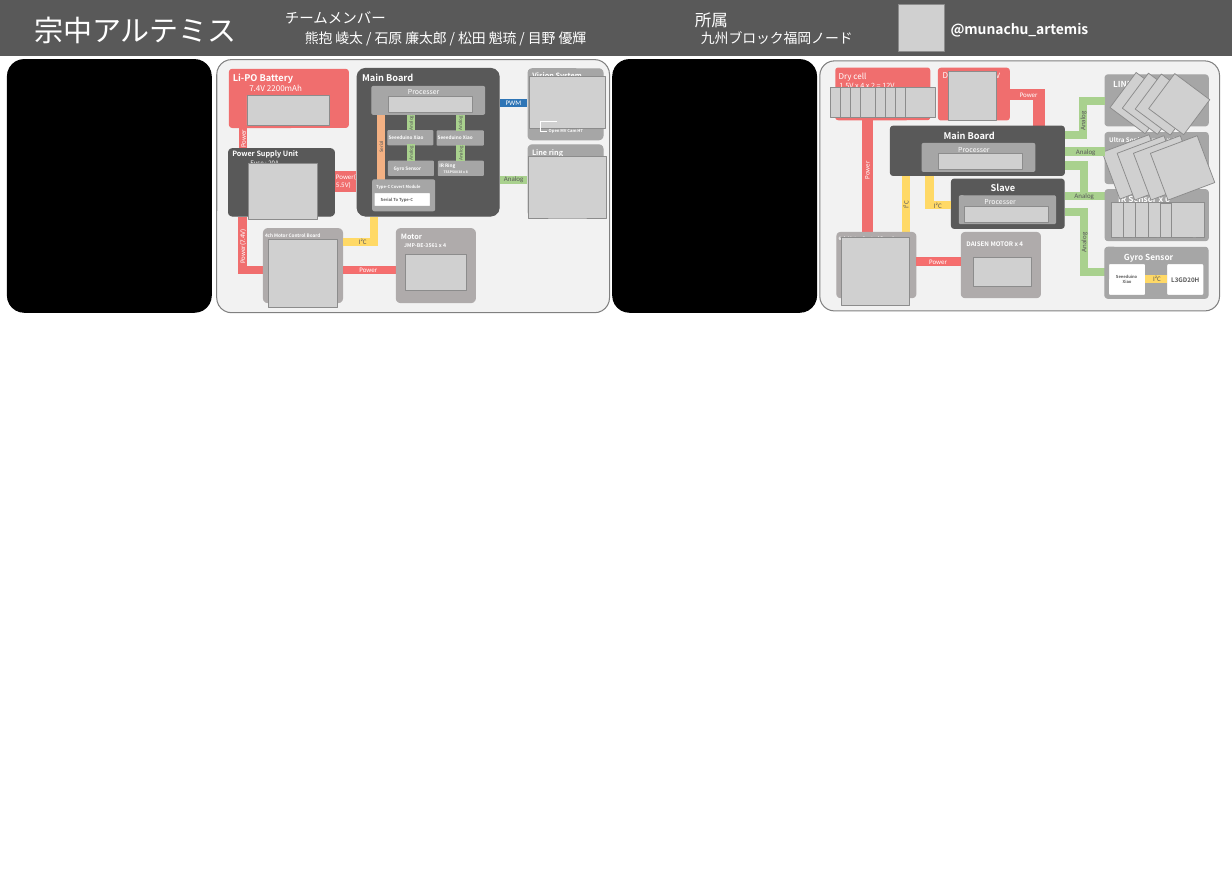
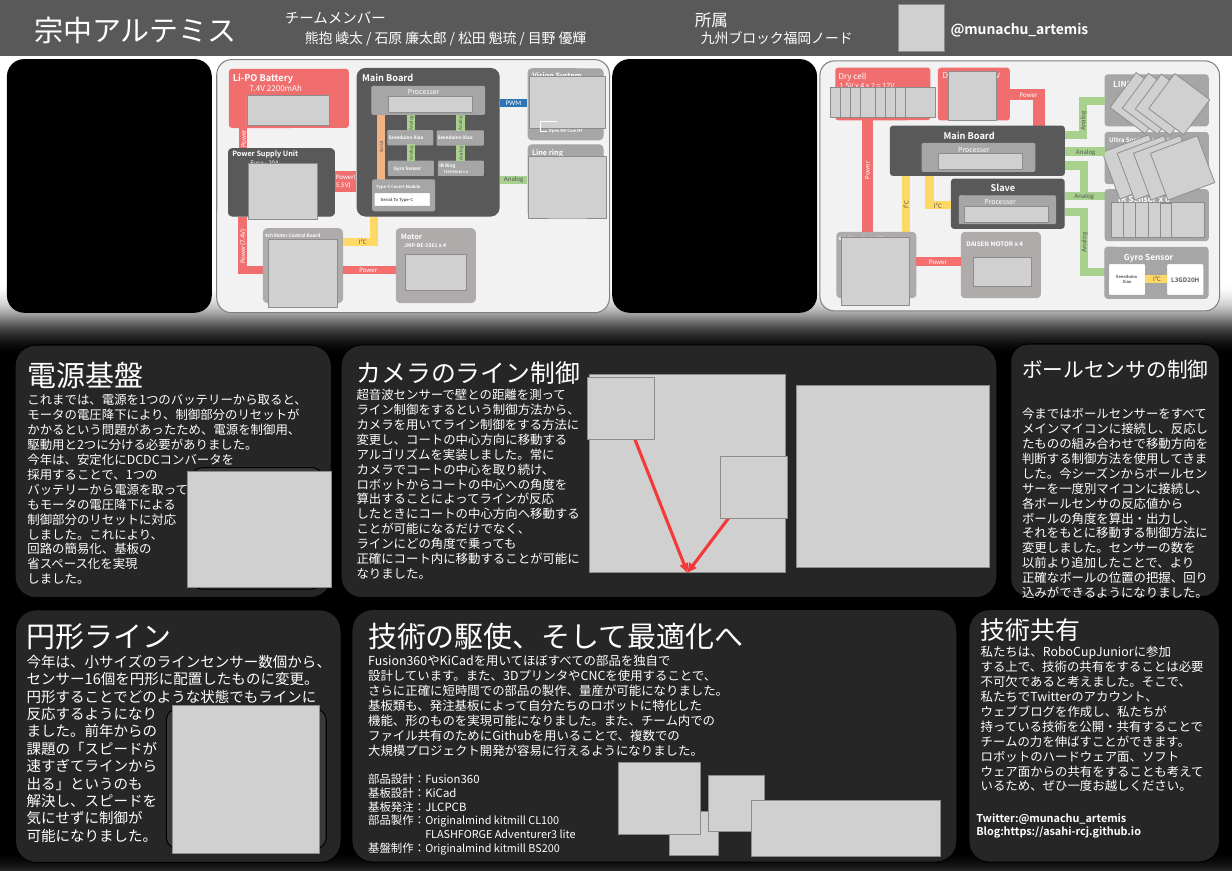
Before and after one commit to MUNAKATA-EPC/Artemis_2023, a slide deck: slide 1 of KitakyusyuOpen2022/PresentationSeat/PresentationSeet.pptx. Drawn at 1232x871 pixels with LibreOffice and Linux fonts; fonts in the diff are those of the drawing; grey boxes stand for pictures. Boxes give left, top, right and bottom in pixels: in the first picture for what was removed or moved away, otherwise in the second. Text is boxed around its words. In the diff, an @@ line names an element or a change of style, - is before the commit and + after.

Commit message:
プレゼンシートあらかた完成

```diff
--- a/KitakyusyuOpen2022/PresentationSeat/PresentationSeet.pptx
+++ b/KitakyusyuOpen2022/PresentationSeat/PresentationSeet.pptx
@@ rounded rectangle added at [0,285,1232,871], fill #000000, outline #595959 1 pt @@
@@ rounded rectangle added at [15,345,332,598], fill #262626, outline #000000 1 pt @@
@@ rounded rectangle added at [341,345,997,598], fill #262626, outline #000000 1 pt @@
@@ rounded rectangle added at [1011,344,1220,597], fill #262626, outline #000000 1 pt @@
@@ text added at [1022,359,1209,583], 12 pt, text #FFFFFF @@
+ボールセンサの制御
+今まではボールセンサーをすべて
+メインマイコンに接続し、反応したものの組み合わせで移動方向を判断する制御方法を使用してきました。今シーズンからボールセンサーを一度別マイコンに接続し、各ボールセンサの反応値から
+ボールの角度を算出・出力し、
+それをもとに移動する制御方法に変更しました。センサーの数を
+以前より追加したことで、より
+正確なボールの位置の把握、回り込みができるようになりました。
@@ text added at [27,361,306,584], 12 pt, text #FFFFFF @@
+電源基盤
+これまでは、電源を1つのバッテリーから取ると、
+モータの電圧降下により、制御部分のリセットが
+かかるという問題があったため、電源を制御用、
+駆動用と2つに分ける必要がありました。
+今年は、安定化にDCDCコンバータを
+採用することで、1つの
+バッテリーから電源を取って
+もモータの電圧降下による
+制御部分のリセットに対応
+しました。これにより、
+回路の簡易化、基板の
+省スペース化を実現
+しました。
@@ text added at [357,361,581,579], 12 pt, text #FFFFFF @@
+カメラのライン制御
+超音波センサーで壁との距離を測って
+ライン制御をするという制御方法から、カメラを用いてライン制御をする方法に変更し、コートの中心方向に移動する
+アルゴリズムを実装しました。常に
+カメラでコートの中心を取り続け、
+ロボットからコートの中心への角度を
+算出することによってラインが反応
+したときにコートの中心方向へ移動する
+ことが可能になるだけでなく、
+ラインにどの角度で乗っても
+正確にコート内に移動することが可能になりました。
@@ picture added at [587,377,654,440] @@
@@ picture added at [589,375,786,574] @@
@@ picture added at [797,385,990,568] @@
@@ arrow added from (622, 404) to (688, 573), #F33939 3 pt @@
@@ picture added at [188,472,332,587] @@
@@ rounded rectangle added at [192,468,322,590], fill #3B3838, outline #000000 1 pt @@
@@ picture added at [720,456,787,519] @@
@@ arrow added from (755, 484) to (688, 573), #F33939 3 pt @@
@@ rounded rectangle added at [16,610,341,863], fill #262626, outline #000000 1 pt @@
@@ text added at [27,623,331,842], 14 pt, text #FFFFFF @@
+円形ライン
+今年は、小サイズのラインセンサー数個から、センサー16個を円形に配置したものに変更。円形することでどのような状態でもラインに
+反応するようになり
+ました。前年からの
+課題の「スピードが
+速すぎてラインから
+出る」というのも
+解決し、スピードを
+気にせずに制御が
+可能になりました。
@@ rounded rectangle added at [352,610,957,862], fill #262626, outline #000000 1 pt @@
@@ text added at [368,622,743,855], 12 pt, text #FFFFFF @@
+技術の駆使、そして最適化へ
+Fusion360やKiCadを用いてほぼすべての部品を独自で
+設計しています。また、3DプリンタやCNCを使用することで、
+さらに正確に短時間での部品の製作、量産が可能になりました。
+基板類も、発注基板によって自分たちのロボットに特化した
+機能、形のものを実現可能になりました。また、チーム内での
+ファイル共有のためにGithubを用いることで、複数での
+大規模プロジェクト開発が容易に行えるようになりました。
+部品設計：Fusion360
+基板設計：KiCad
+基板発注：JLCPCB
+部品製作：Originalmind kitmill CL100
+FLASHFORGE Adventurer3 lite
+基盤制作：Originalmind kitmill BS200
@@ rounded rectangle added at [969,610,1219,862], fill #262626, outline #000000 1 pt @@
@@ text added at [981,618,1204,791], 12 pt, text #FFFFFF @@
+技術共有
+私たちは、RoboCupJuniorに参加
+する上で、技術の共有をすることは必要
+不可欠であると考えました。そこで、
+私たちでTwitterのアカウント、
+ウェブブログを作成し、私たちが
+持っている技術を公開・共有することで
+チームの力を伸ばすことができます。
+ロボットのハードウェア面、ソフト
+ウェア面からの共有をすることも考えて
+いるため、ぜひ一度お越しください。
@@ rounded rectangle added at [166,710,326,850], fill #3B3838, outline #000000 1 pt @@
@@ picture added at [173,706,320,855] @@
@@ picture added at [619,763,701,835] @@
@@ picture added at [709,776,765,832] @@
@@ picture added at [751,801,941,857] @@
@@ picture added at [669,812,718,856] @@
@@ text added at [976,813,1141,838], 10.5 pt, text #FFFFFF, bold @@
+Twitter:@munachu_artemis
+Blog:https://asahi-rcj.github.io
```
Also in this commit, not shown: 6 other files.
